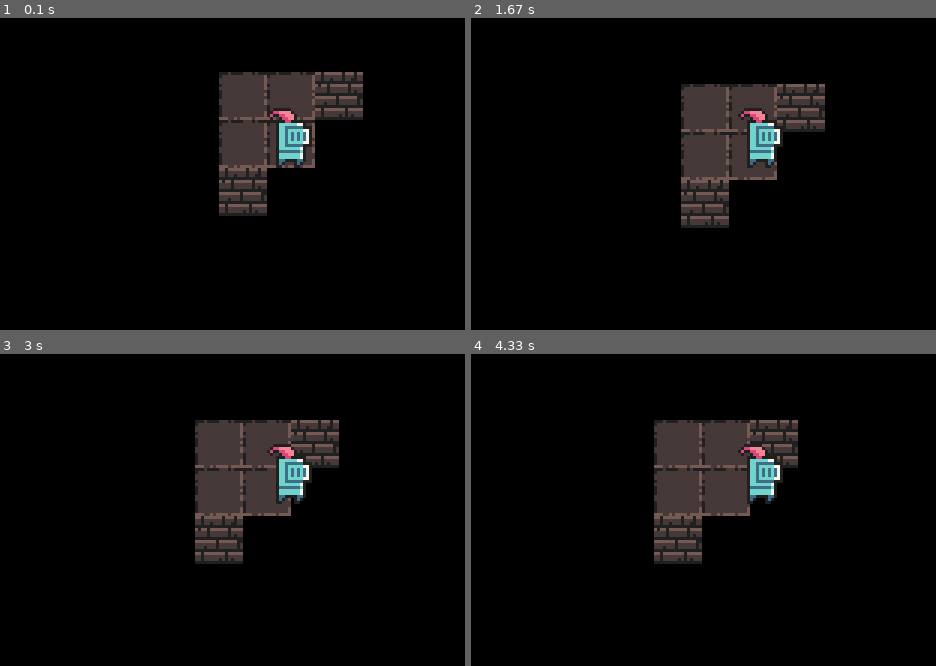
Above: before the commit, frames 1-4 (two rows, left to right).
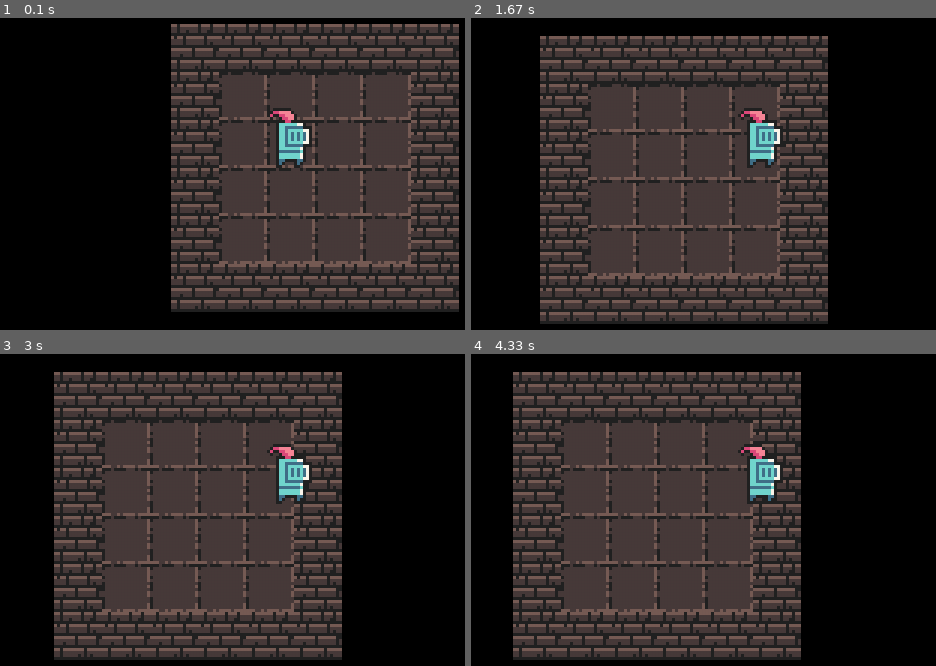
Above: after the commit, the same moments.

Repository: MustafinMP/pygame_roguelike_1
Game: pygame game, started from main.py
Two runs of this game, one before a commit and one after it. Both use one fixed random seed, a clock stepped at 60 frames per second and the inputs below.
Inputs:
- Up to frame 1 (0.1 s): no input
- Up to frame 2 (1.67 s): hold Right 0.33-0.8 s; hold Up 0.83-1.13 s; tap Shift at 0.9, 1.23, 1.53 s; hold Right 1.17-1.63 s
- Up to frame 3 (3 s): hold Left 1.67-2.2 s; tap Shift at 1.73, 2.03, 2.3, 2.63, 2.93 s; hold Down 2.23-2.53 s; hold Left 2.57-2.97 s
- Up to frame 4 (4.33 s): hold Up 3-3.37 s; tap Shift at 3.07, 3.47, 3.77, 4.13 s; hold Right 3.4-4.03 s; hold Down from 4.07 s (still down)

The runs differ from the first frame. In frame 1, 50% of the frame differs, in the area x 36-99%, y 1-95%; in frame 2, 50%, in the area x 14-77%, y 5-99%; in frame 3, 50%; in frame 4, 49%.

Commit message:
add collision with doors (not tested)

Diff:
--- a/data/levels/level_1.json
+++ b/data/levels/level_1.json
@@ -1,17 +1,47 @@
 {
-  "start_coords": [1, 1],
+  "start_coords": [2, 2],
   "walls": {
     "wall_mid": [
+      [0, 0],
+      [0, 1],
+      [0, 2],
+      [0, 3],
+      [0, 4],
+      [0, 5],
+      [5, 0],
+      [5, 1],
+      [5, 2],
+      [5, 3],
+      [5, 4],
+      [5, 5],
+      [1, 5],
+      [2, 5],
+      [3, 5],
+      [4, 5],
+      [1, 0],
       [2, 0],
-      [0, 2]
+      [3, 0],
+      [4, 0]
     ]
   },
   "floor": {
     "floor_1": [
-      [0, 0],
-      [0, 1],
-      [1, 0],
-      [1, 1]
+      [1, 1],
+      [1, 2],
+      [1, 3],
+      [1, 4],
+      [2, 1],
+      [2, 2],
+      [2, 3],
+      [2, 4],
+      [3, 1],
+      [3, 2],
+      [3, 3],
+      [3, 4],
+      [4, 1],
+      [4, 2],
+      [4, 3],
+      [4, 4]
     ]
   }
 }
--- a/field.py
+++ b/field.py
@@ -73,10 +73,13 @@
     def passive_update(self, size):
         self.player.passive_update(size, self.walls_group, self.doors_group)
         variance = self.player.get_variance()
-        for sprite in self.floor_group.sprites():
-            sprite.passive_update(variance)
-        for sprite in self.walls_group.sprites():
-            sprite.passive_update(variance)
+
+        for floor in self.floor_group.sprites():
+            floor.passive_update(variance)
+
+        for wall in self.walls_group.sprites():
+            wall.passive_update(variance)
+
 
 
 class Floor(Sprite):
@@ -84,12 +87,12 @@
         super().__init__(*group)
         self.image = main.load_image(image)
         self.rect = self.image.get_rect()
-        self.position = [x, y]
+        self.position = {'x': x, 'y': y}
         self.rect.x, self.rect.y = x - variance[0], y - variance[1]
 
     def passive_update(self, offset):
-        self.rect.x = self.position[0] - offset[0]
-        self.rect.y = self.position[1] - offset[1]
+        self.rect.x = self.position['x'] - offset[0]
+        self.rect.y = self.position['y'] - offset[1]
 
 
 class Wall(Sprite):
@@ -97,23 +100,23 @@
         super().__init__(*group)
         self.image = main.load_image(image)
         self.rect = self.image.get_rect()
-        self.position = [x, y]
+        self.position = {'x': x, 'y': y}
         self.rect.x, self.rect.y = x - variance[0], y - variance[1]
 
     def passive_update(self, offset):
-        self.rect.x = self.position[0] - offset[0]
-        self.rect.y = self.position[1] - offset[1]
+        self.rect.x = self.position['x'] - offset[0]
+        self.rect.y = self.position['y'] - offset[1]
 
 
 class Door(Sprite):
-    def __init__(self, x, y, *group):
+    def __init__(self, x, y, variance, *group):
         super().__init__(*group)
         self.images = {False: main.load_image('closed_door.png'),
                        True: main.load_image('opened_door.png')}
         self.image = self.images[False]
         self.rect = self.image.get_rect()
-        self.rect.x = x
-        self.rect.y = y
+        self.position = {'x': x, 'y': y}
+        self.rect.x, self.rect.y = x - variance[0], y - variance[1]
         self.is_opened = False
 
     def ping_the_door(self):
--- a/player.py
+++ b/player.py
@@ -1,4 +1,4 @@
-from pygame.sprite import Sprite, Group, spritecollideany
+from pygame.sprite import Sprite, Group, collide_rect, spritecollideany
 import main
 
 
@@ -11,27 +11,40 @@
                                     main.height // 2 - self.rect.height // 2]
         self.game_position = {'x': position[0],
                               'y': position[1]}
-        # self.game_position = {'x': 68,
-        #                       'y': 12}
         self.vector_x = 0
         self.vector_y = 0
+
+        self.hp = 10
 
     def passive_update(self, size, walls_group, doors_group):
         x, y = size
         self.rect.x, self.rect.y = [x // 2 - self.rect.width // 2,
                                     y // 2 - self.rect.height // 2]
+        x_move = True
         self.game_position['x'] += self.vector_x
         for wall in walls_group:
             wall.passive_update(self.get_variance())
         if spritecollideany(self, walls_group):
             self.game_position['x'] -= self.vector_x
+            x_move = False
+        if x_move:
+            for door in doors_group:
+                door.passive_update(self.get_variance())
+                if not door.is_opened and collide_rect(self, door):
+                    self.game_position['x'] -= self.vector_x
 
+        y_move = True
         self.game_position['y'] += self.vector_y
-
         for wall in walls_group:
             wall.passive_update(self.get_variance())
         if spritecollideany(self, walls_group):
             self.game_position['y'] -= self.vector_y
+            y_move = False
+        if y_move:
+            for door in doors_group:
+                door.passive_update(self.get_variance())
+                if not door.is_opened and collide_rect(self, door):
+                    self.game_position['y'] -= self.vector_y
 
     def get_variance(self):
         return [self.game_position['x'] - self.rect.x,
